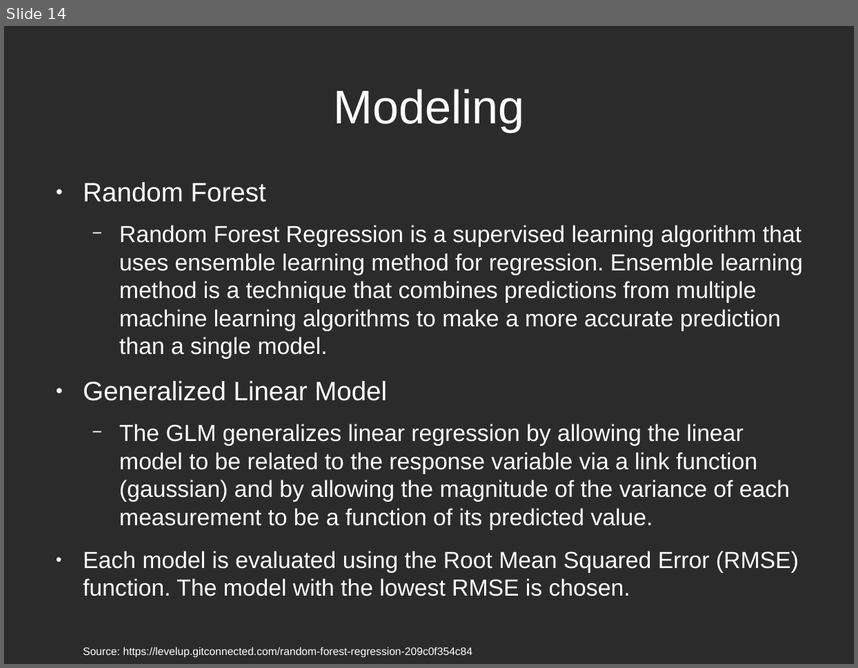
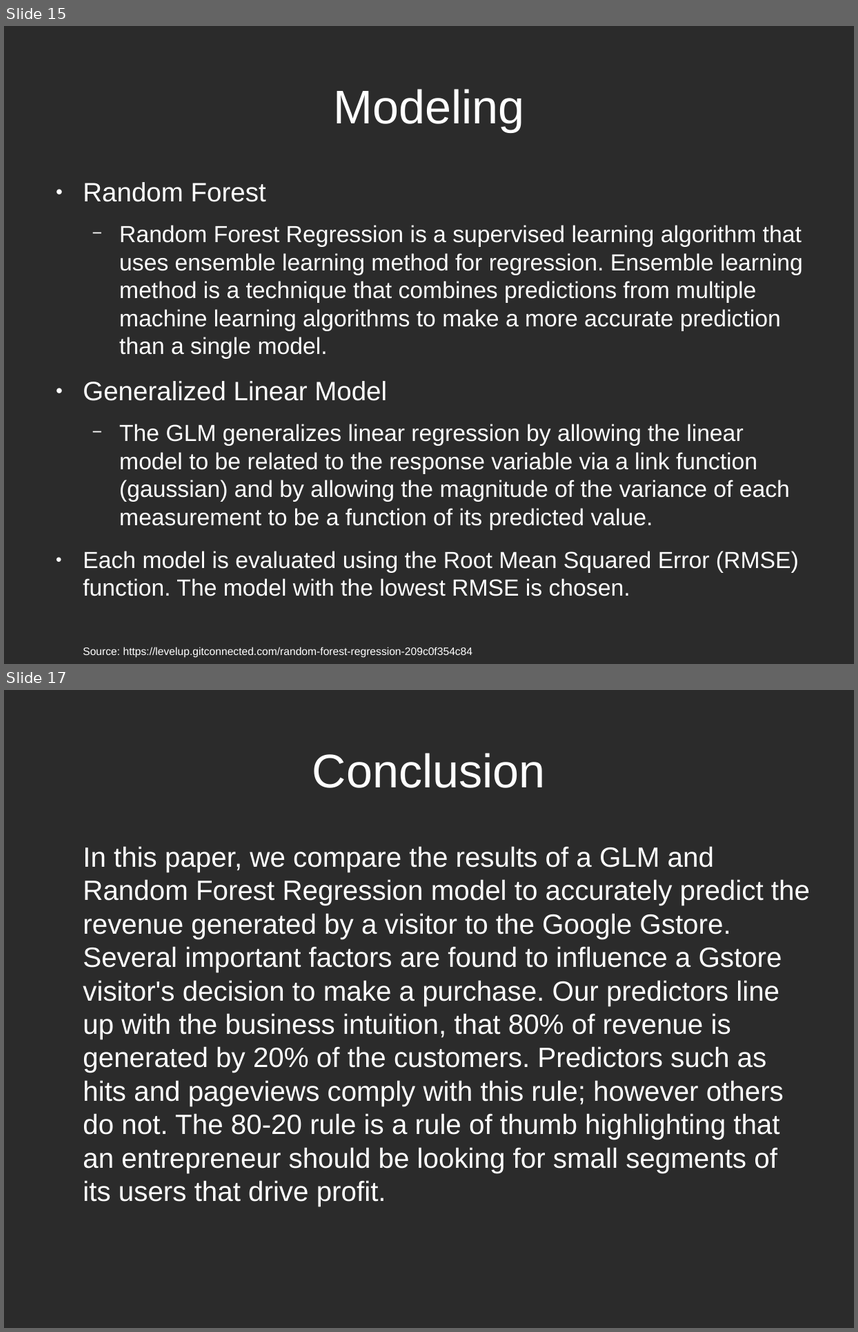
Before and after one commit to ksooklall/CUNY-SPS-Masters-DS, a slide deck: DATA_621/final/gstore_presentation.odp. Shown one above the other, each under a label of ours: slide 14 before the commit, slides 15 and 17 after it; the slides between them are not shown. The pictures are 858x668 and 858x1332 pixels, drawn with LibreOffice and Linux fonts; fonts in the diff are those of the drawing; background and template pictures are left out; a plain dark background stands for a picture behind light text. Boxes give left, top, right and bottom in pixels: in the first picture for what was removed or moved away, otherwise in the second. Text is boxed around its words. In the diff, an @@ line names an element or a change of style, - is before the commit and + after.

```diff
--- a/DATA_621/final/gstore_presentation.odp
+++ b/DATA_621/final/gstore_presentation.odp
@@ slide 17 added at (4, 690, 854, 1328), background picture (left out) @@
@@ title added at (312, 753, 546, 788), 44 pt, text #FFFFFF @@
+Conclusion
@@ text added at (83, 846, 810, 1206), 26 pt, text #FFFFFF @@
+In this paper, we compare the results of a GLM and Random Forest Regression model to accurately predict the revenue generated by a visitor to the Google Gstore. Several important factors are found to influence a Gstore visitor's decision to make a purchase. Our predictors line up with the business intuition, that 80% of revenue is generated by 20% of the customers. Predictors such as hits and pageviews comply with this rule; however others do not. The 80-20 rule is a rule of thumb highlighting that an entrepreneur should be looking for small segments of its users that drive profit.
@@ what was slide 14 is now slide 15 @@
```
Also in this commit, not shown: 2 slides changed, 1 other slide added, 1 slide removed, 3 other files.
